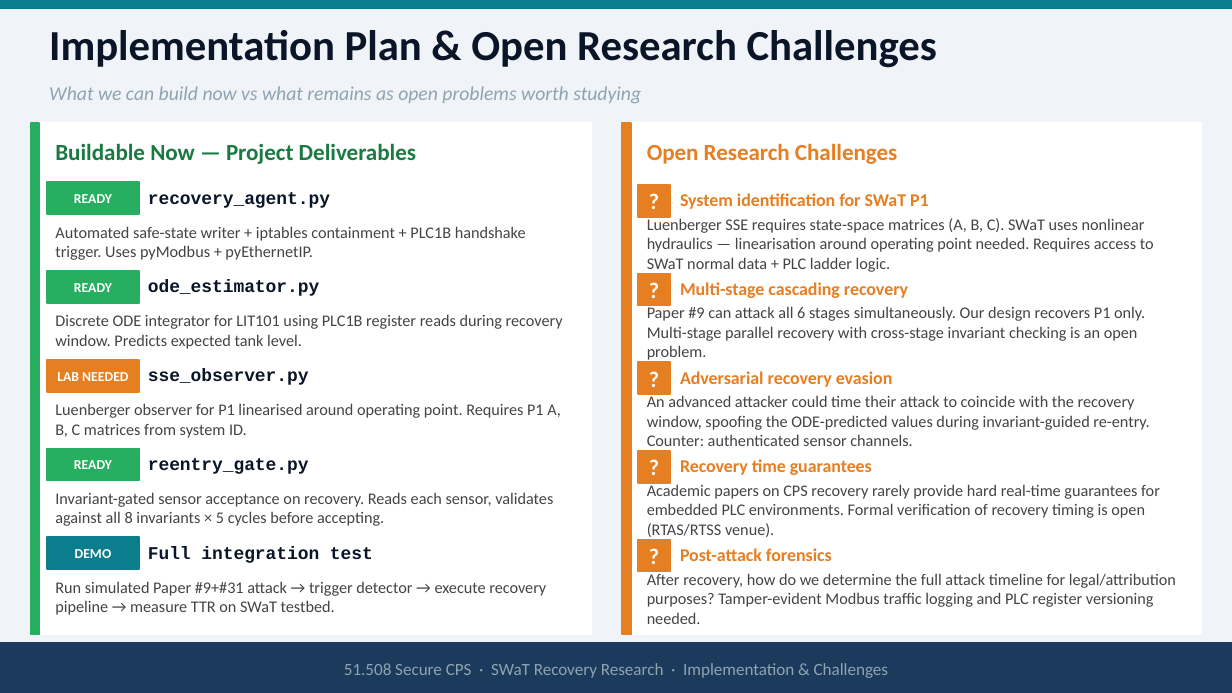
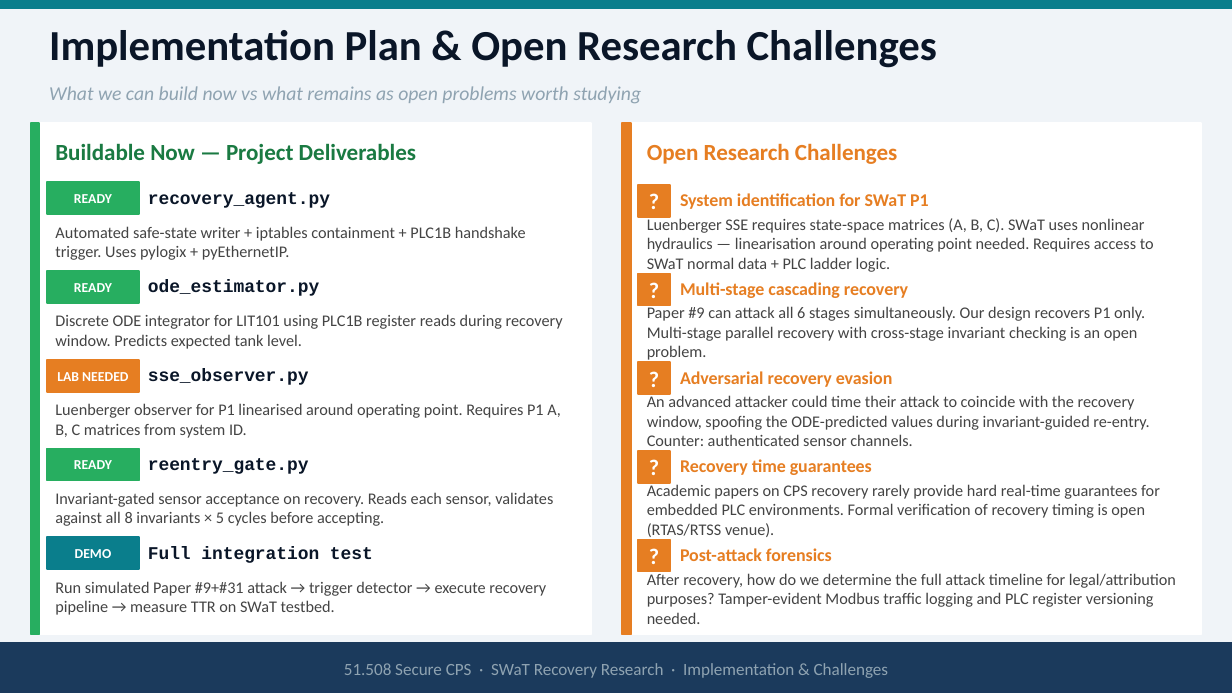
Before and after one commit to kinwee/swat-cps-project, a slide deck: slide 39 of slides/swat_with_images.pptx. Drawn at 1232x693 pixels with LibreOffice and Linux fonts; fonts in the diff are those of the drawing. Boxes give left, top, right and bottom in pixels: in the first picture for what was removed or moved away, otherwise in the second. Text is boxed around its words. In the diff, an @@ line names an element or a change of style, - is before the commit and + after.

Commit message:
update threat model: compromised HMI (no ARP/MITM), EtherNet/IP, pylogix throughout

```diff
--- a/slides/swat_with_images.pptx
+++ b/slides/swat_with_images.pptx
@@ text at (x1=55, y1=226, x2=526, y2=260): text changed @@
-Automated safe-state writer + iptables containment + PLC1B handshake trigger. Uses pyModbus + pyEthernetIP.
+Automated safe-state writer + iptables containment + PLC1B handshake trigger. Uses pylogix + pyEthernetIP.
```
Also in this commit, not shown: 19 other slides changed, 2 other files.
